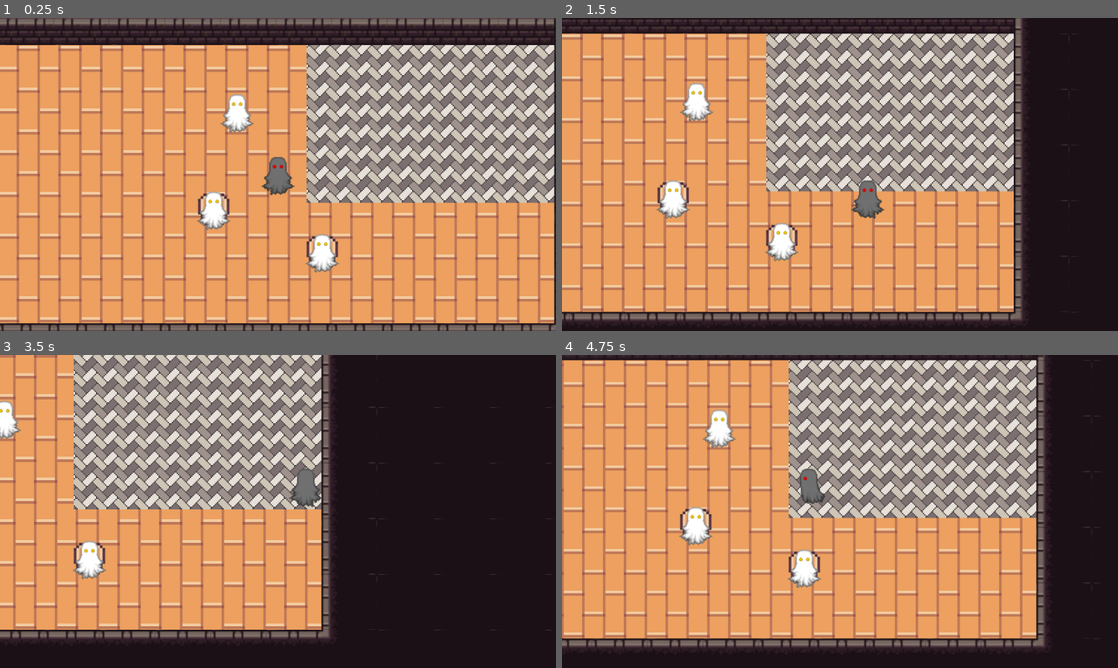
Above: before the commit, frames 1-4 (two rows, left to right).
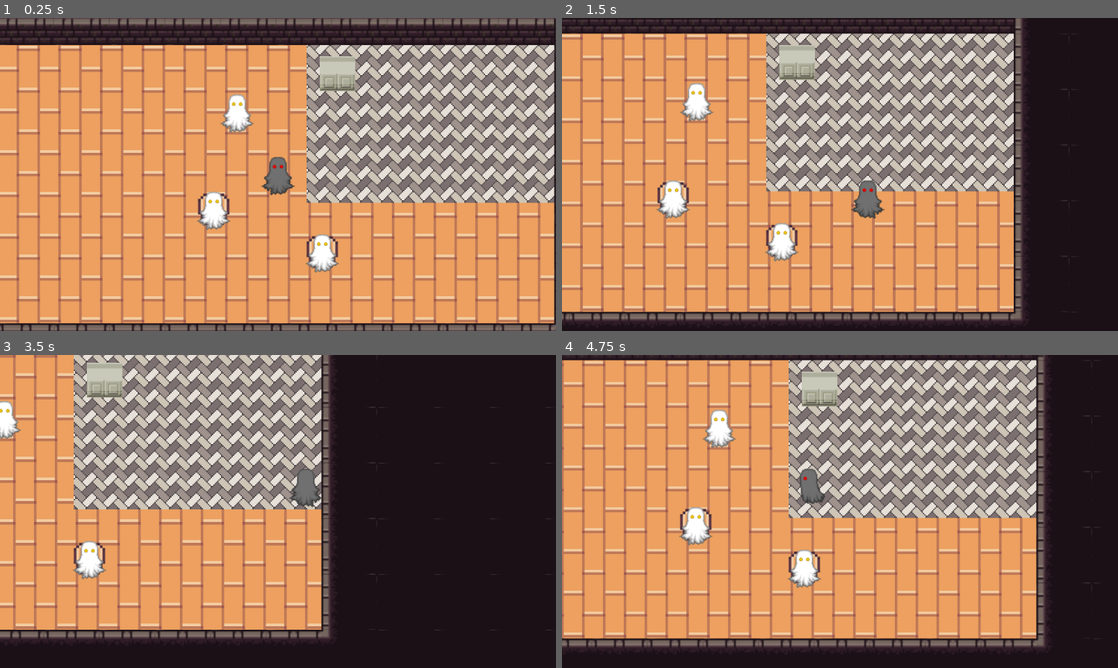
Above: after the commit, the same moments.

Repository: ikylios/GPC2022
Game: Godot game, scene res://scenes/Main.tscn
The game is run twice, just before and just after one commit, with the same random seed, the same clock (stepped at 60 frames per second) and the same inputs.
Inputs:
- Up to frame 1 (0.25 s): no input
- Up to frame 2 (1.5 s): tap Enter at 0.5 s; hold D (move_right) 0.53-1.28 s; tap E (interact) at 0.6 s; tap C at 0.8, 1.35 s; hold S (move_down) from 1.28 s (still down)
- Up to frame 3 (3.5 s): tap E (interact) at 1.55, 2.1, 3.05 s; release S (move_down) at 2.03 s; hold D (move_right) 2.03-2.78 s; tap C at 2.3, 2.85 s; hold W (move_up) from 2.78 s (still down)
- Up to frame 4 (4.75 s): release W (move_up) at 3.53 s; hold A (move_left) from 3.53 s (still down); tap E (interact) at 3.6, 4.55 s; tap C at 3.8, 4.35 s

The runs differ from the first frame. In frame 1, 0.6% of the frame differs, in the area x 57-64%, y 12-24%; in frame 2, 0.6%, in the area x 39-46%, y 8-20%; in frame 3, 0.6%; in frame 4, 0.6%.

Commit message:
Should be merged with main

Diff:
--- /dev/null
+++ b/src/scenes/Ingredients_box.gd
@@ -0,0 +1,32 @@
+extends Area2D
+
+var interactable = false
+var ingredient_type = "potato"
+signal get_ingredient
+
+# Called when the node enters the scene tree for the first time.
+func _ready():
+	connect("body_entered", self, "_on_Ingredient_box_body_entered")
+	connect("body_exited", self, "_on_Ingredient_box_body_exited")
+	var player = get_parent().get_node("Player")
+	connect("get_ingredient", player, "_on_Ingredient_box_interacted")
+
+
+# Called every frame. 'delta' is the elapsed time since the previous frame.
+#func _process(delta):
+#	pass
+
+func _input(event):
+	if event is InputEventKey and event.pressed:
+		if event.scancode == KEY_E:
+			try_interact()
+
+func _on_Ingredient_box_body_entered(body):
+	interactable = true
+
+func _on_Ingredient_box_body_exited(body):
+	interactable = false
+
+func try_interact():
+	if interactable:
+		emit_signal("get_ingredient", ingredient_type)
--- a/src/scenes/Main.tscn
+++ b/src/scenes/Main.tscn
@@ -7,6 +7,8 @@
 [ext_resource path="res://assets/wall/0f6a29db-2521-4e60-899f-1795dfa4906e.png" type="Texture" id=5]
 [ext_resource path="res://scenes/customer scenes/Ghost_NPC.tscn" type="PackedScene" id=6]
 [ext_resource path="res://scenes/Stool.tscn" type="PackedScene" id=7]
+[ext_resource path="res://scenes/Ingredients_box.gd" type="Script" id=8]
+[ext_resource path="res://assets/furniture/kitchen_counter.png" type="Texture" id=9]
 
 [sub_resource type="NavigationPolygon" id=44]
 vertices = PoolVector2Array( 48, 48, 0, 48, 0, 0, 48, 0 )
@@ -242,6 +244,7 @@
 
 [node name="Player" parent="." instance=ExtResource( 1 )]
 position = Vector2( 514, 277 )
+z_index = 1
 
 [node name="Ghost_NPC" parent="." groups=["new_customers"] instance=ExtResource( 6 )]
 position = Vector2( 336, 254 )
@@ -251,6 +254,19 @@
 
 [node name="Ghost_NPC3" parent="." groups=["new_customers"] instance=ExtResource( 6 )]
 position = Vector2( 467, 205 )
+
+[node name="Ingredients_box" type="Area2D" parent="."]
+script = ExtResource( 8 )
+
+[node name="Ingredients_box_sprite" type="Sprite" parent="Ingredients_box"]
+position = Vector2( 582.5, 161 )
+scale = Vector2( 1.28125, 1.25 )
+texture = ExtResource( 9 )
+
+[node name="CollisionPolygon2D" type="CollisionPolygon2D" parent="Ingredients_box"]
+position = Vector2( 582.261, 167.695 )
+scale = Vector2( 1.47727, 1.60985 )
+polygon = PoolVector2Array( 17, 17, -16, 16, -16, -16, 16, -16 )
 
 [connection signal="customer_area_entered" from="Ghost_NPC" to="." method="_on_Ghost_NPC_customer_area_entered"]
 [connection signal="customer_area_exited" from="Ghost_NPC" to="." method="_on_Ghost_NPC_customer_area_exited"]
--- a/src/scenes/Player.gd
+++ b/src/scenes/Player.gd
@@ -2,6 +2,8 @@
 
 var speed = 200 # How fast the player will move (pixels/sec).
 var screen_size
+var carried_ingredient = null
+var carried_ingredient_sprite = null
 
 func _ready():
 	screen_size = get_viewport_rect().size
@@ -21,5 +23,40 @@
 				$AnimatedSprite.play("down")
 			else:
 				$AnimatedSprite.play("up")
+		move_carried_ingredient_sprite()
 	else:
 		$AnimatedSprite.play("idle")
+
+func _input(event):
+	if event is InputEventKey and event.pressed:
+		if event.scancode == KEY_C:
+			throw_away_carried_ingredient()
+
+
+func _on_Ingredient_box_interacted(type):
+
+	# At the moment the ingredient type that the player is holding is simply stored in a variable
+	# and only a sprite of the ingredient is created and moved.
+	# There is room for improvement in this but it works for now
+
+	carried_ingredient = type
+
+	var path = "res://assets/food/ingredients/"
+	match type:
+		"potato": path += "Potato.png"
+		"steak": path = "Steak.png"
+	set_carried_ingredient_sprite(path)
+
+func set_carried_ingredient_sprite(path):
+	carried_ingredient_sprite = Sprite.new()
+	carried_ingredient_sprite.set_texture(load(path))
+	move_carried_ingredient_sprite()
+	add_child(carried_ingredient_sprite)
+
+func move_carried_ingredient_sprite():
+	if carried_ingredient_sprite != null:
+		carried_ingredient_sprite.position = Vector2($AnimatedSprite.position.x, $AnimatedSprite.position.y - 30)
+
+func throw_away_carried_ingredient():
+	carried_ingredient = null
+	remove_child(carried_ingredient_sprite)
Binary file added: src/assets/food/ingredients/Potato.png
Not shown, added: src/assets/food/ingredients/Potato.png.import
Binary file added: src/assets/furniture/kitchen_counter.png
Not shown, added: src/assets/furniture/kitchen_counter.png.import
Not shown: 1 places in src/scenes/Main.tscn that only renumber resources
